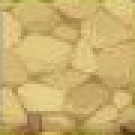
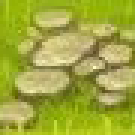
Layer changes from the first 135x135 image to the second:
added layer "Layer 4" above "Layer 3" over [0, 0, 135, 135]
hid "Layer 3" over [0, 0, 135, 135]
hid "Layer 2" over [0, 0, 135, 135]
